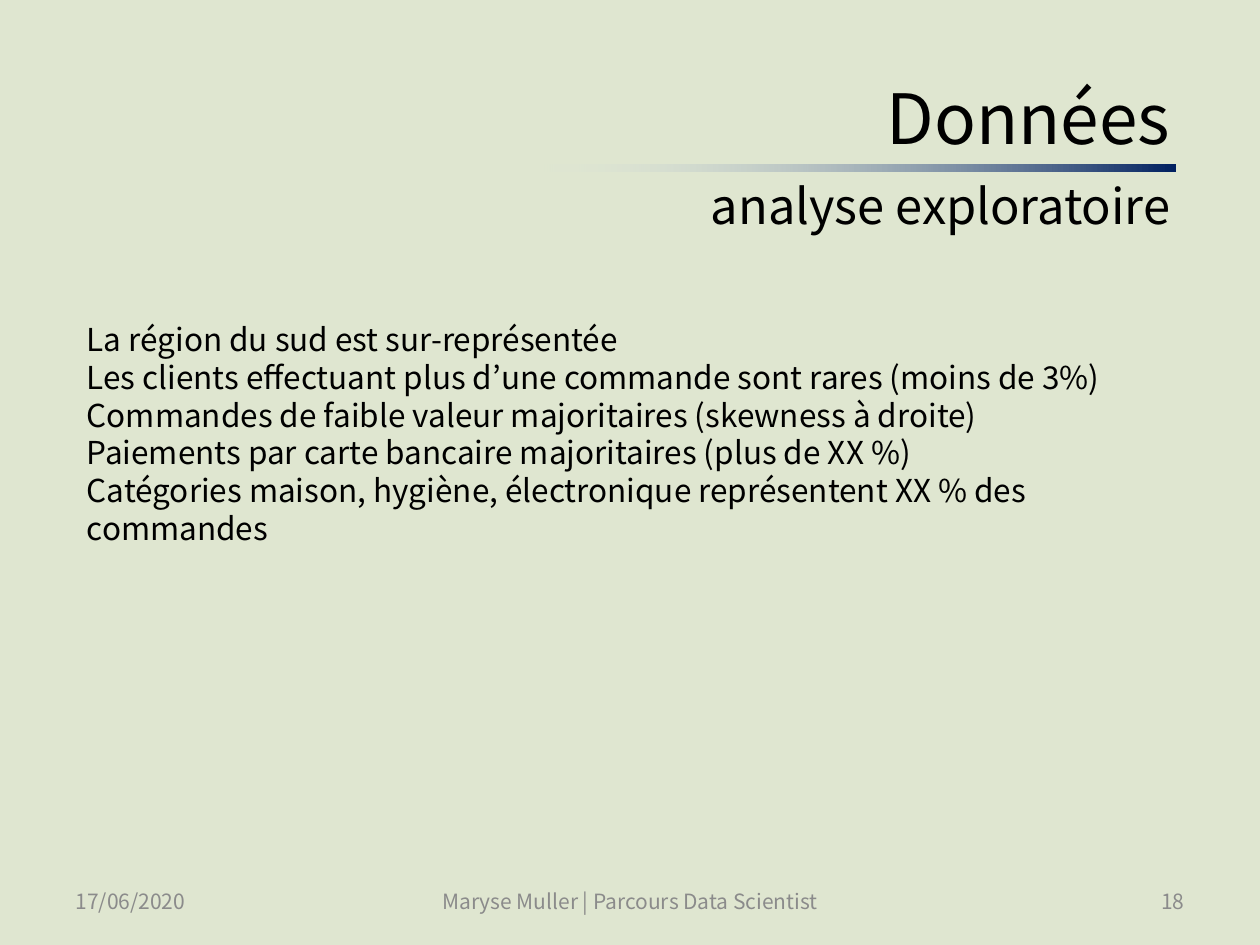
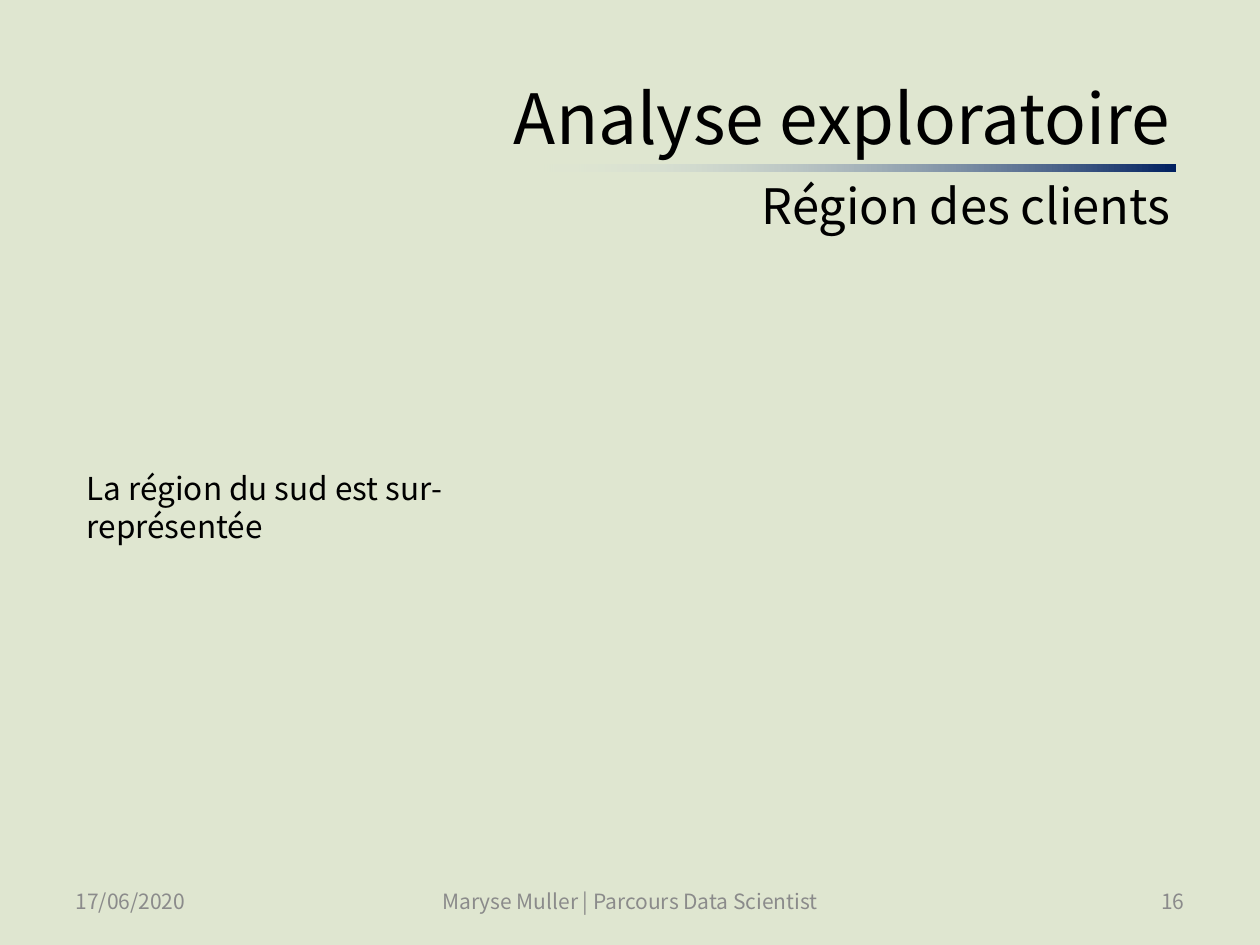
Before and after one commit to SmellyArmure/OC_DS_Project5, a slide deck: slide 16 of PRESENTATION/Projet5.pptx (slide 18 before the commit). Drawn at 1260x945 pixels with LibreOffice and Linux fonts; fonts in the diff are those of the drawing. Boxes give left, top, right and bottom in pixels: in the first picture for what was removed or moved away, otherwise in the second. Text is boxed around its words. In the diff, an @@ line names an element or a change of style, - is before the commit and + after.

Commit message:
P5_Cleaning_EDA_1 : entrepris de remettre certaines variables effacées, pas fini | Présentation : avancé dans données, modélisation, conclusions | étoffé results.pptx | P5_Clustering : refait tourner des modèles, ajouté les codes du AgglomerativeClustering et GaussianMixture

```diff
--- a/PRESENTATION/Projet5.pptx
+++ b/PRESENTATION/Projet5.pptx
@@ title at <box>514,89,1170,236</box>: text changed; size 27.9 to 39.6 pt @@
-Données
-analyse exploratoire
+Analyse exploratoire
+Région des clients
@@ text at <box>87,357,1099,510</box>: paragraphs removed @@
-Les clients effectuant plus d’une commande sont rares (moins de 3%)
-Commandes de faible valeur majoritaires (skewness à droite)
-Paiements par carte bancaire majoritaires (plus de XX %)
-Catégories maison, hygiène, électronique représentent XX % des commandes
@@ text "La région du sud est ...": place and size @@
-text "La région du sud est ..." at <box>87,323,1099,510</box>
+text "La région du sud est ..." at <box>87,472,442,546</box>
@@ page number at <box>1161,893,1184,909</box>: text changed @@
-18
+16
```
Also in this commit, not shown: 15 other slides changed, 6 slides added, 9 other files.
